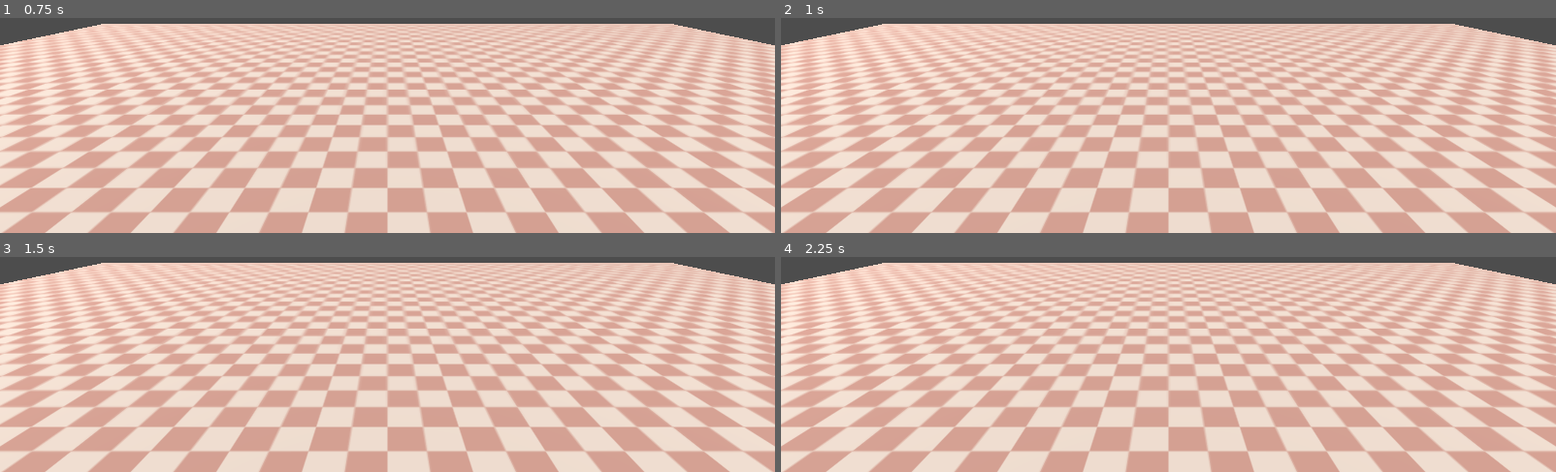
Above: before the commit, frames 1-4 (two rows, left to right).
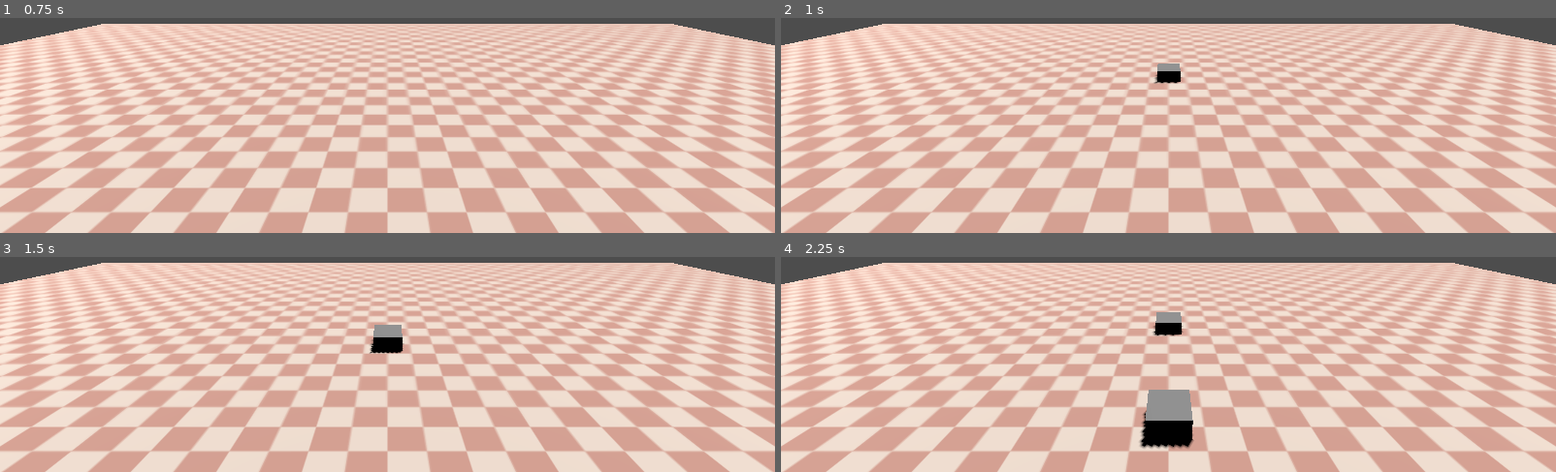
Above: after the commit, the same moments.

Repository: edot9241/godot-tests
Game: Godot game, scene res://world.tscn
Same seed, same stepped clock (60 frames per second), same inputs: the game is played once before the commit and once after it.
Inputs:
- Up to frame 1 (0.75 s): tap Enter at 0.5 s
- Up to frame 2 (1 s): no input
- Up to frame 3 (1.5 s): no input
- Up to frame 4 (2.25 s): no input

Frame 1 is identical in both runs. In frame 2, 0.3% of the frame differs, in the area x 48-52%, y 21-31%; in frame 3, 0.5%; in frame 4, 2.1%, in the area x 46-54%, y 25-90%.
Error before the commit: Parse Error: Preload file "res://test_object.tscn" does not exist. (res://world.gd:3)

Commit message:
Fix object name

Diff:
--- a/world.gd
+++ b/world.gd
@@ -1,6 +1,6 @@
 extends Node3D
 
-var test_object = preload("res://test_object.tscn")
+var obstacle = preload("res://obstacle.tscn")
 
 # Called when the node enters the scene tree for the first time.
 func _ready():
@@ -10,7 +10,7 @@
 	_spawn_obstacle()
 
 func _spawn_obstacle():
-	var obj = test_object.instantiate()
+	var obj = obstacle.instantiate()
 	$Obstacles.add_child(obj)
 
 	for child in $Obstacles.get_children():
